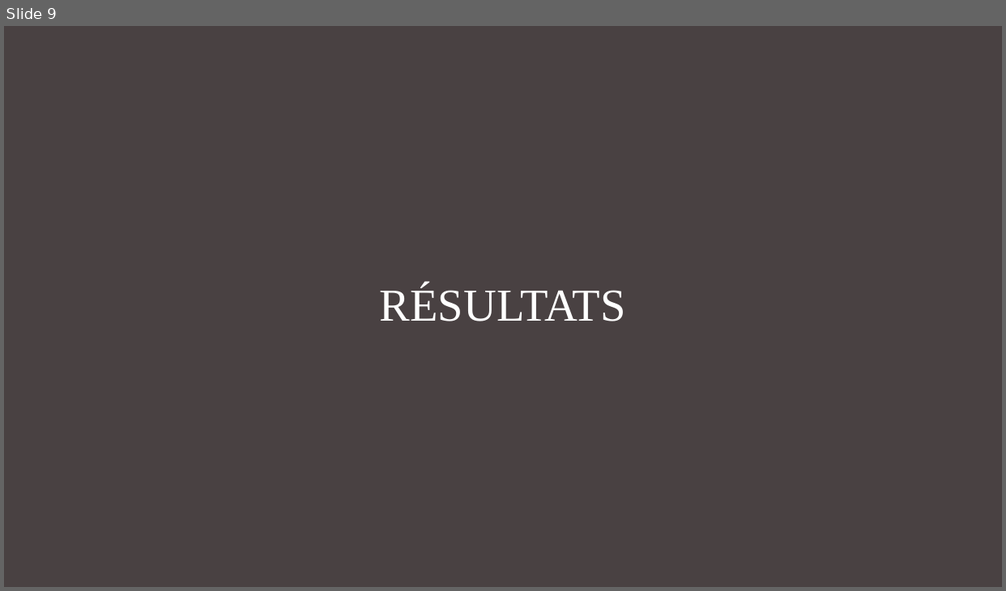
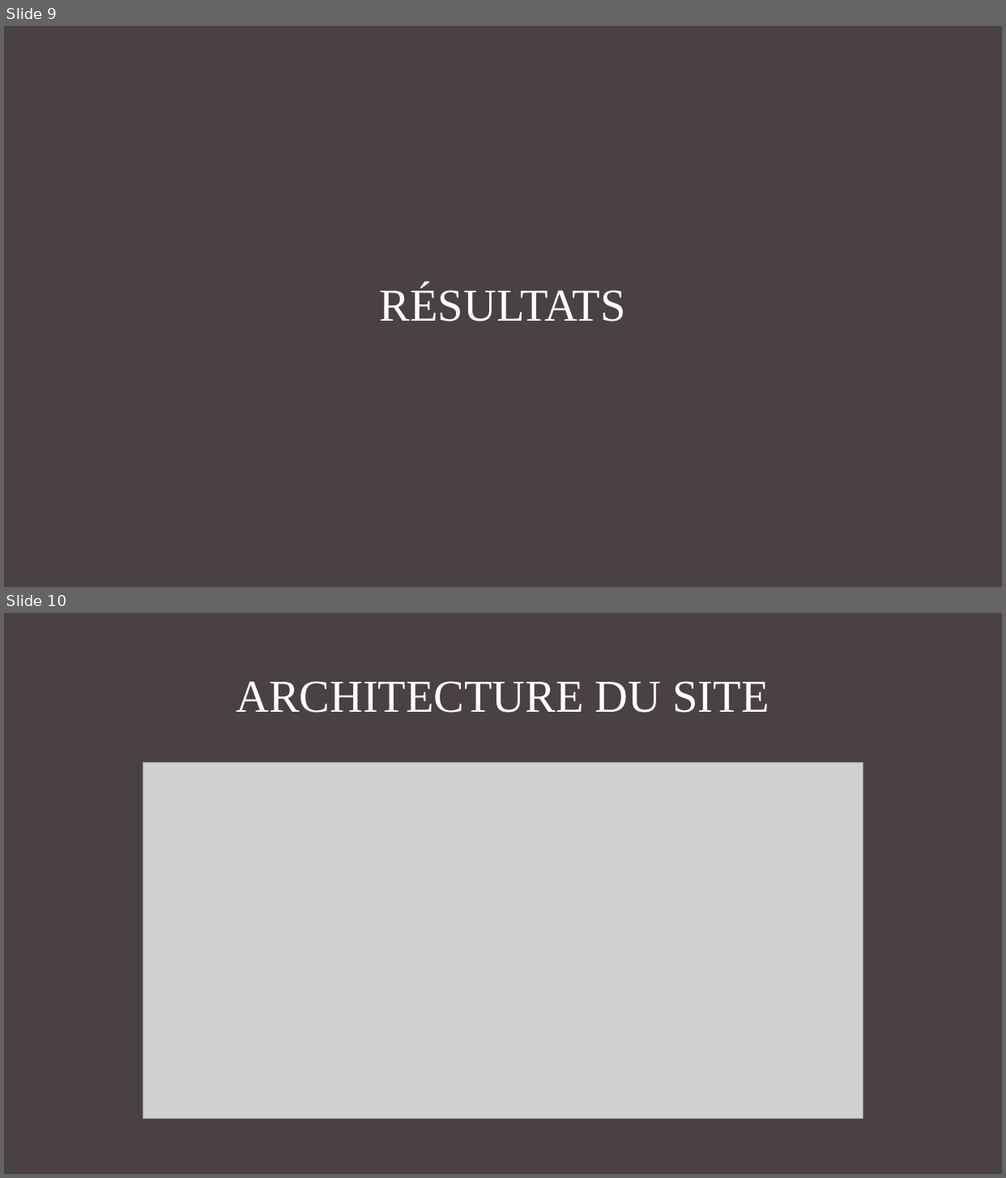
Before and after one commit to GuillaumeDupuy/G3A, a slide deck: Rapport de projet web b2.pptx. Shown one above the other, each under a label of ours: slide 9 before the commit, slides 9 and 10 after it. The pictures are 1006x591 and 1006x1178 pixels, drawn with LibreOffice and Linux fonts; fonts in the diff are those of the drawing; grey boxes stand for pictures. Boxes give left, top, right and bottom in pixels: in the first picture for what was removed or moved away, otherwise in the second. Text is boxed around its words. In the diff, an @@ line names an element or a change of style, - is before the commit and + after.

```diff
--- a/Rapport de projet web b2.pptx
+++ b/Rapport de projet web b2.pptx
@@ slide 10 added at (x1=4, y1=613, x2=1002, y2=1174), background #494142 @@
@@ title added at (x1=236, y1=681, x2=769, y2=713), 44 pt, text #FFFFFF @@
+ARCHITECTURE DU SITE
@@ picture added at (x1=143, y1=763, x2=863, y2=1119) @@
```
Also in this commit, not shown: 1 slide changed, 11 other slides added, 1 other file.
